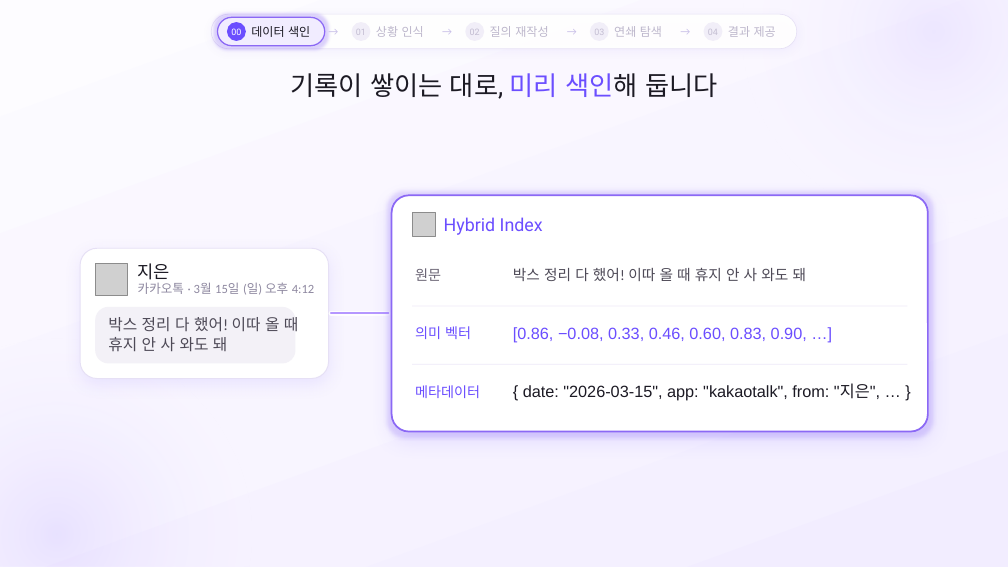
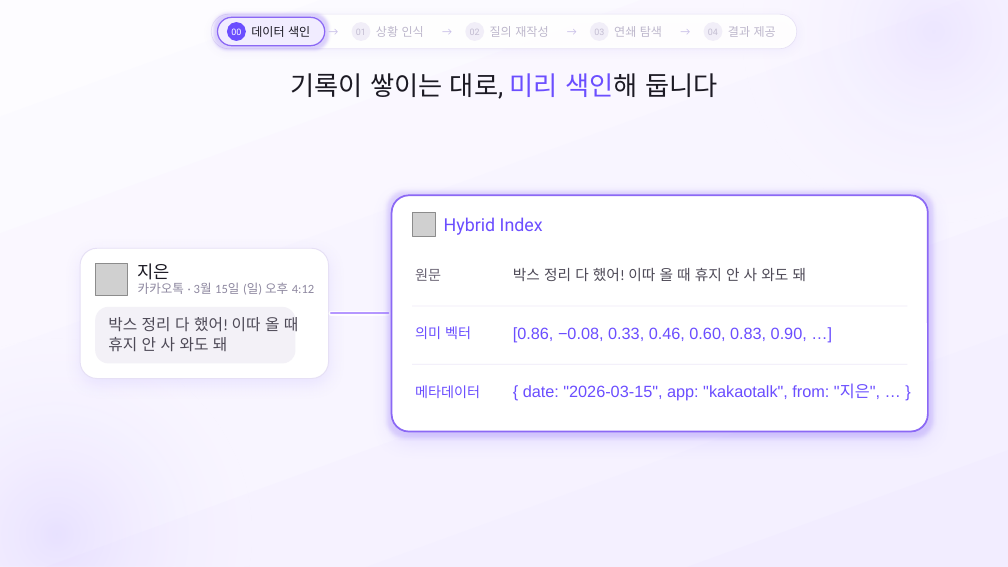
Before and after one commit to SB-Jo/t3, a slide deck: slide 12 of weave/결선준비/09_HowItWorks/HowItWorks_Argon_claude.pptx. Drawn at 1008x567 pixels with LibreOffice and Linux fonts; fonts in the diff are those of the drawing; grey boxes stand for pictures. Boxes give left, top, right and bottom in pixels: in the first picture for what was removed or moved away, otherwise in the second. Text is boxed around its words. In the diff, an @@ line names an element or a change of style, - is before the commit and + after.

```diff
--- a/weave/결선준비/09_HowItWorks/HowItWorks_Argon_claude.pptx
+++ b/weave/결선준비/09_HowItWorks/HowItWorks_Argon_claude.pptx
@@ text "{ date: "2026-03-15", app: "kakaotalk", ..." at box(523, 384, 880, 401): text colour #1C1A24 to #6B4EFF @@
```
Also in this commit, not shown: 4 other slides changed, 7 other files.
